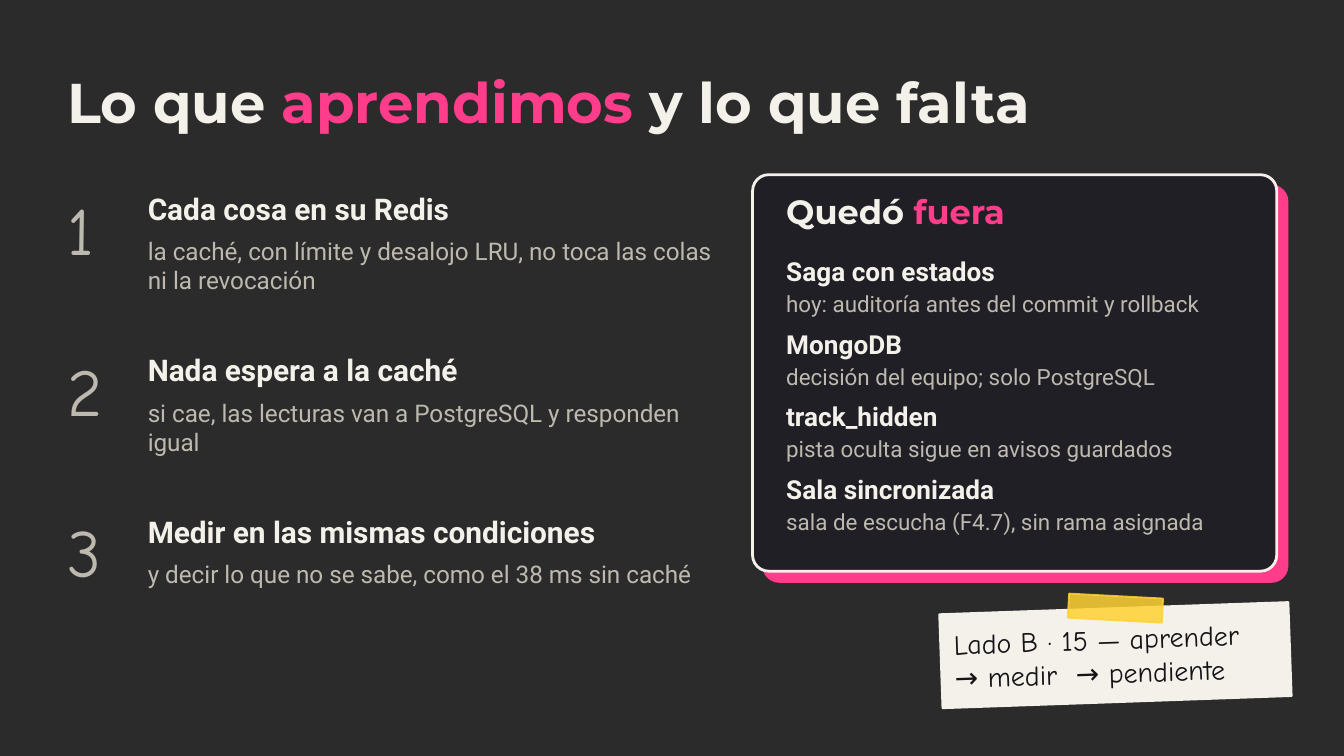
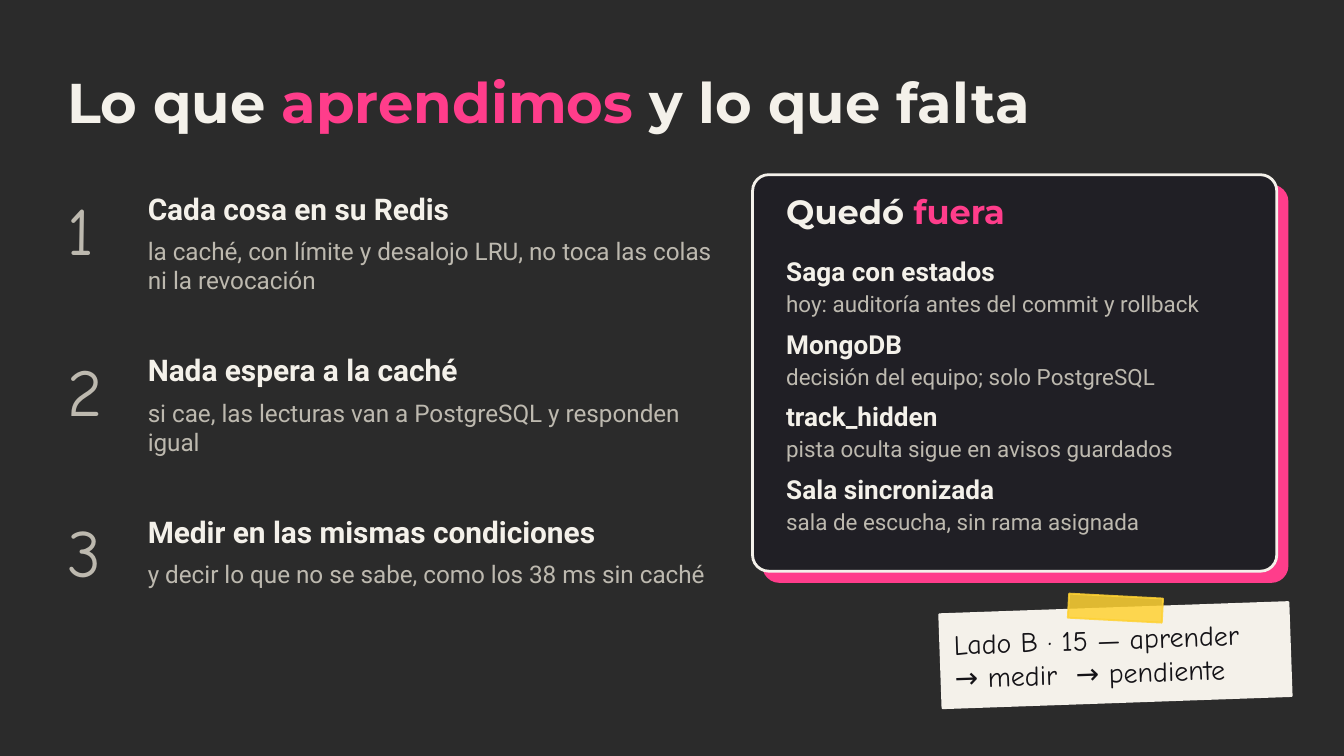
Before and after one commit to ChristianFRZ/FLDSMDFR, a slide deck: slide 15 of docs/presentacion/meloxo.pptx. Drawn at 1344x756 pixels with LibreOffice and Linux fonts; fonts in the diff are those of the drawing; background and template pictures are left out; a plain dark background stands for a picture behind light text. Boxes give left, top, right and bottom in pixels: in the first picture for what was removed or moved away, otherwise in the second. Text is boxed around its words. In the diff, an @@ line names an element or a change of style, - is before the commit and + after.

```diff
--- a/docs/presentacion/meloxo.pptx
+++ b/docs/presentacion/meloxo.pptx
@@ text at <box>786,513,1139,535</box>: text changed @@
-sala de escucha (F4.7), sin rama asignada
+sala de escucha, sin rama asignada
@@ text at <box>148,565,705,588</box>: text changed @@
-y decir lo que no se sabe, como el 38 ms sin caché
+y decir lo que no se sabe, como los 38 ms sin caché
```
Also in this commit, not shown: 1 other slide changed, 6 other files.
